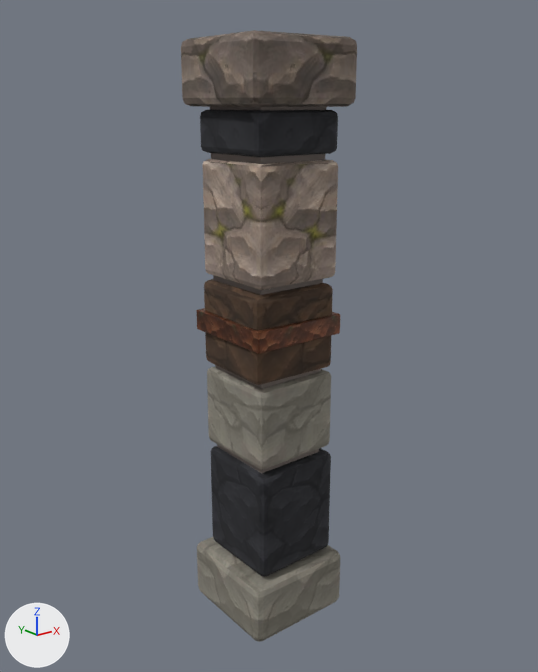
An edit to the glTF model assets/models/build/pillar__cut_stone.glb, drawn before and after from the same camera.
Both versions are drawn from a 50 mm camera at (-1.523, -1.911, 1.812) aimed at (0.012, 0.008, 1.044). The lights are fixed; the arrows at lower left show +X, +Y and +Z. The older version comes first. Vertices at exactly the same position are counted once.

Names of what the first picture shows: 'model'.
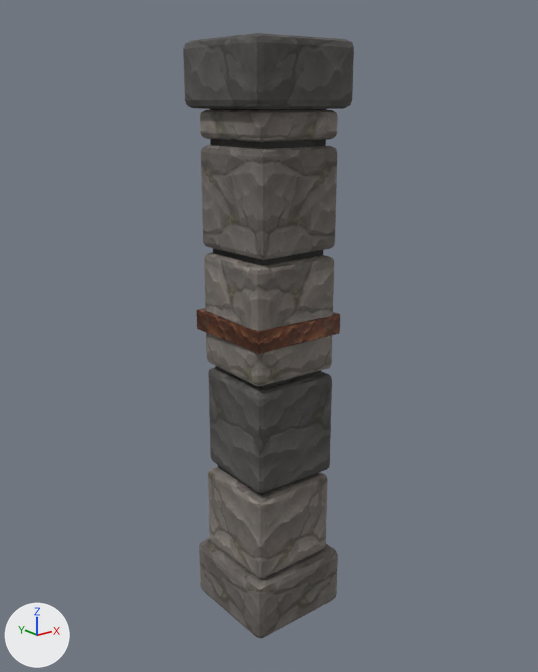
What differs and where, as boxes (x1, y1, x2, y2) in the pictures (538 x 672 px; the box of a moved part takes in the faces that stretch with it):
'model', reshaped: before (181, 30, 357, 642); after (183, 33, 354, 638)
part 1 of me_cube_008, moved or reshaped: before (197, 537, 340, 642); after (199, 538, 338, 638)
part 2 of me_cube_008, moved or reshaped: before (207, 366, 331, 469); after (201, 145, 337, 260)
part 3 of me_cube_008, moved or reshaped: before (210, 107, 331, 576); after (208, 109, 332, 495)
part 4 of me_cube_008, surface changed: (183, 33, 354, 638) in both
part 5 of me_cube_008, recoloured: before (197, 366, 340, 642); after (199, 145, 338, 638)
part 6 of me_cube_008, recoloured: (183, 33, 354, 107) in both
part 7 of me_cube_008, recoloured: before (266, 107, 326, 458)
part 8 of me_cube_008, recoloured: before (213, 447, 330, 576); after (208, 372, 332, 468)
part 9 of me_cube_008, recoloured: after (266, 109, 326, 478)
part 10 of me_cube_008, recoloured: before (200, 110, 338, 157); after (208, 467, 328, 578)
part 11 of me_cube_008, recoloured (brown to grey): before (204, 279, 333, 385); after (204, 252, 334, 386)
part 12 of me_cube_008, recoloured: before (203, 159, 338, 290); after (200, 110, 338, 142)

What the commit changed:
Picture 'greystone_a' (img_greystone_a) is new.
Picture 'greystone_b' (img_greystone_b) is new.
Picture 'greystone_dark' (img_greystone_dark) is new.
Picture 'greystone_c' (img_greystone_c) is new.
Material 'greystone_a' (mat_greystone_a) is new.
Its texture is img_greystone_a.
Its roughness is 0.9.
Material 'greystone_b' (mat_greystone_b) is new.
Its texture is img_greystone_b.
Its roughness is 0.9.
Material 'greystone_dark' (mat_greystone_dark) is new.
Its texture is img_greystone_dark.
Its roughness is 0.9.
Material 'greystone_c' (mat_greystone_c) is new.
Its texture is img_greystone_c.
Its roughness is 0.9.
me_cube_008 is used by ob_model.
me_cube_008 had 456 vertices, 876 faces and spanned x -0.21..0.21, y -0.21..0.21, z 0.0..2.0.
me_cube_008 now has 456 vertices, 876 faces and spans x -0.19..0.19, y -0.19..0.19, z 0.01..1.99.
me_cube_008 part 1: the loose piece of 56 vertices spanning x -0.2..0.2, y -0.2..0.2, z 0.0..0.22 is moved by (0.0, 0.0, 0.01).
me_cube_008 part 2: the loose piece of 56 vertices spanning x -0.15..0.17, y -0.16..0.16, z 0.64..0.93 is scaled about its middle by (1, 1, 1.17), then moved by (-0.01, -0.01, 0.73).
me_cube_008 part 3: 176 of 456 vertices moved; they spanned x -0.16..0.17, y -0.17..0.16, z 0.05..1.95 and now span x -0.17..0.17, y -0.17..0.17, z 0.05..1.95; mean shift (0.0, 0.0, -0.23); largest move (-0.15, 0.15, 1.68) -> (-0.16, 0.15, 0.25).
me_cube_008 part 4: 774 kept faces spanning x -0.19..0.19, y -0.19..0.19, z 0.01..1.99 get new texture (UV) coordinates.
me_cube_008 part 5: 216 faces spanning x -0.19..0.19, y -0.19..0.19, z 0.01..1.68 switch from mat_limestone_b (picture img_limestone_b) to mat_greystone_a (picture img_greystone_a).
me_cube_008 part 6: 108 faces spanning x -0.19..0.19, y -0.19..0.19, z 1.79..1.99 switch from mat_stone_b (picture img_stone_b) to mat_greystone_b (picture img_greystone_b).
me_cube_008 part 7: 2 faces spanning x -0.16..-0.14, y -0.16..-0.14, z 0.56..0.58 switch from mat_charcoal__0_50 (grey #766c67) to mat_greystone_b (picture img_greystone_b).
me_cube_008 part 8: 14 faces spanning x -0.16..0.17, y -0.17..0.16, z 0.57..0.92 switch from mat_basalt_b (picture img_basalt_b) to mat_greystone_b (picture img_greystone_b).
me_cube_008 part 9: 2 faces spanning x -0.13..0.13, y -0.13..0.13, z 0.05..1.95 switch from mat_basalt_b (picture img_basalt_b) to mat_greystone_dark (picture img_greystone_dark).
me_cube_008 part 10: 108 faces spanning x -0.17..0.15, y -0.17..0.15, z 0.23..0.54 switch from mat_basalt_b (picture img_basalt_b) to mat_greystone_c (picture img_greystone_c).
me_cube_008 part 11: 108 faces spanning x -0.17..0.16, y -0.17..0.16, z 0.94..1.33 switch from mat_brownrock_b (picture img_brownrock_b) to mat_greystone_c (picture img_greystone_c).
me_cube_008 part 12: 108 faces spanning x -0.15..0.17, y -0.15..0.17, z 1.7..1.79 switch from mat_stone_c (picture img_stone_c) to mat_greystone_c (picture img_greystone_c).
Other edits to the shape of me_cube_008 do not show in these pictures.
